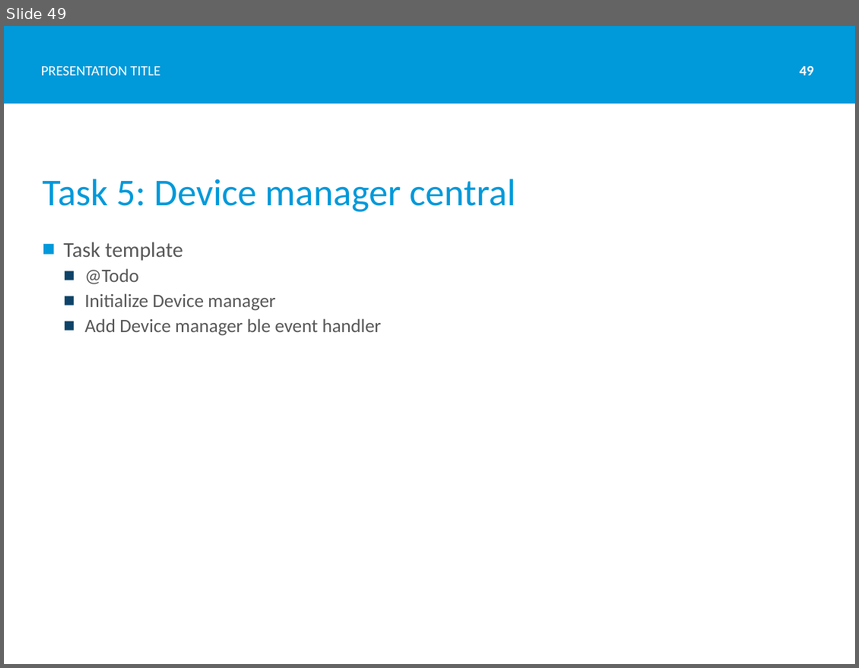
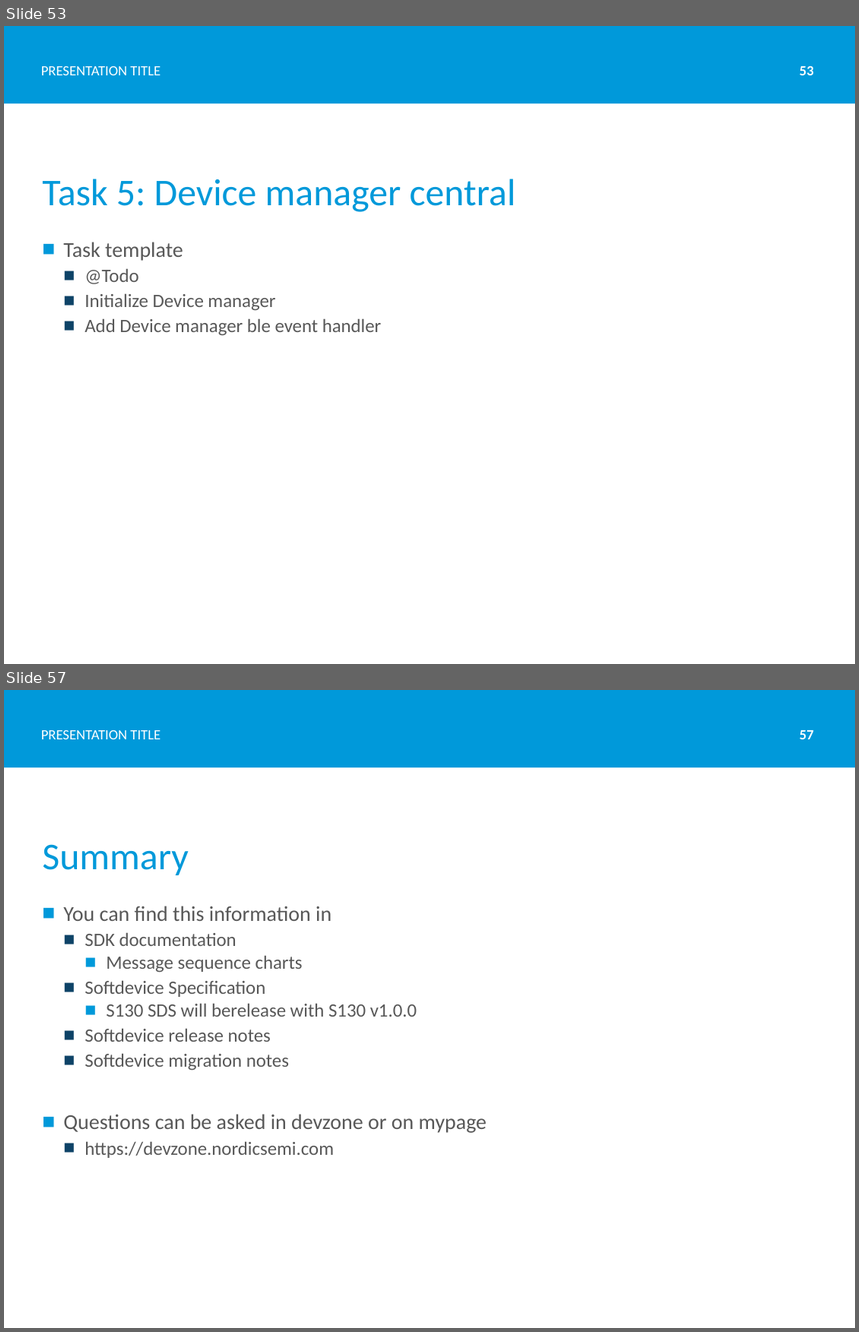
Before and after one commit to Skjerve/nRF51-S130-HK, a slide deck: S130 Introduction.pptx. Shown one above the other, each under a label of ours: slide 49 before the commit, slides 53 and 57 after it; the slides between them are not shown. The pictures are 859x668 and 859x1332 pixels, drawn with LibreOffice and Linux fonts; fonts in the diff are those of the drawing; background and template pictures are left out. Boxes give left, top, right and bottom in pixels: in the first picture for what was removed or moved away, otherwise in the second. Text is boxed around its words. In the diff, an @@ line names an element or a change of style, - is before the commit and + after.

```diff
--- a/S130 Introduction.pptx
+++ b/S130 Introduction.pptx
@@ slide 57 added at [4, 690, 855, 1328], background #FFFFFF; not listed: 1 template element that a slide beside it also shows @@
@@ text added at [41, 730, 161, 739], 12 pt, text #FFFFFF @@
+PRESENTATION TITLE
@@ page number added at [800, 730, 814, 739], 12 pt, text #FFFFFF, bold @@
+57
@@ title added at [42, 844, 188, 875], 32 pt, text #0099DA @@
+Summary
@@ text added at [63, 906, 487, 1158], 16 pt, text #585858 @@
+■ You can find this information in
+  ■ SDK documentation
+    ■ Message sequence charts
+  ■ Softdevice Specification
+    ■ S130 SDS will berelease with S130 v1.0.0
+  ■ Softdevice release notes
+  ■ Softdevice migration notes
+■ Questions can be asked in devzone or on mypage
+  ■ https://devzone.nordicsemi.com
@@ what was slide 49 is now slide 53 @@
@@ page number at [800, 66, 814, 75]: text changed @@
-49
+53
```
Also in this commit, not shown: 10 slides changed, 4 other slides added.
